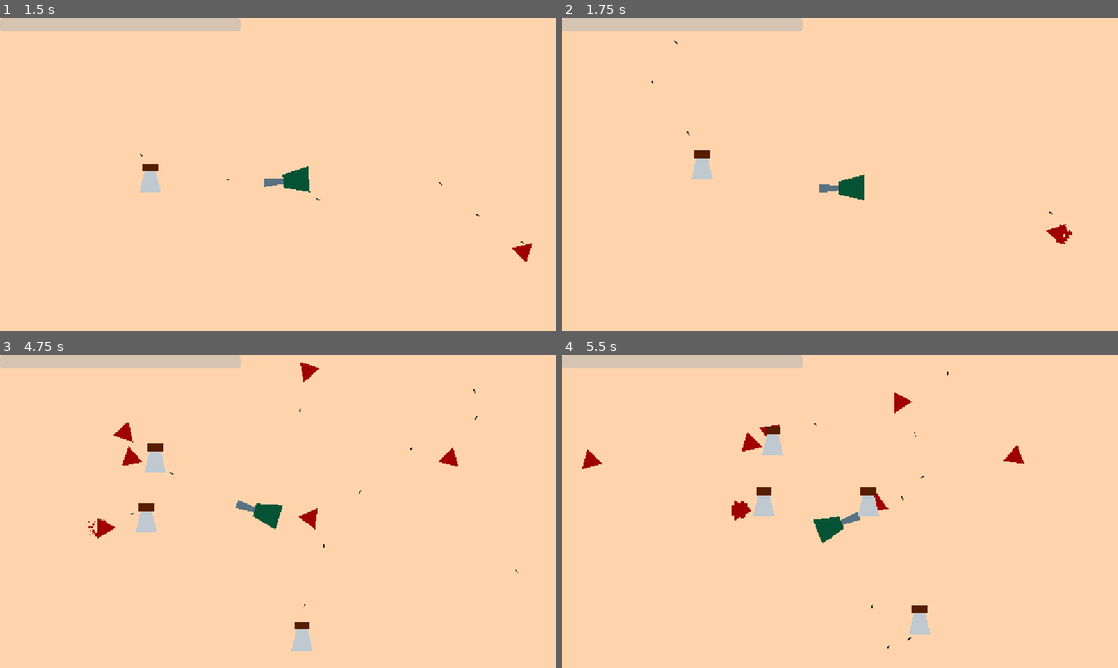
Above: before the commit, frames 1-4 (two rows, left to right).
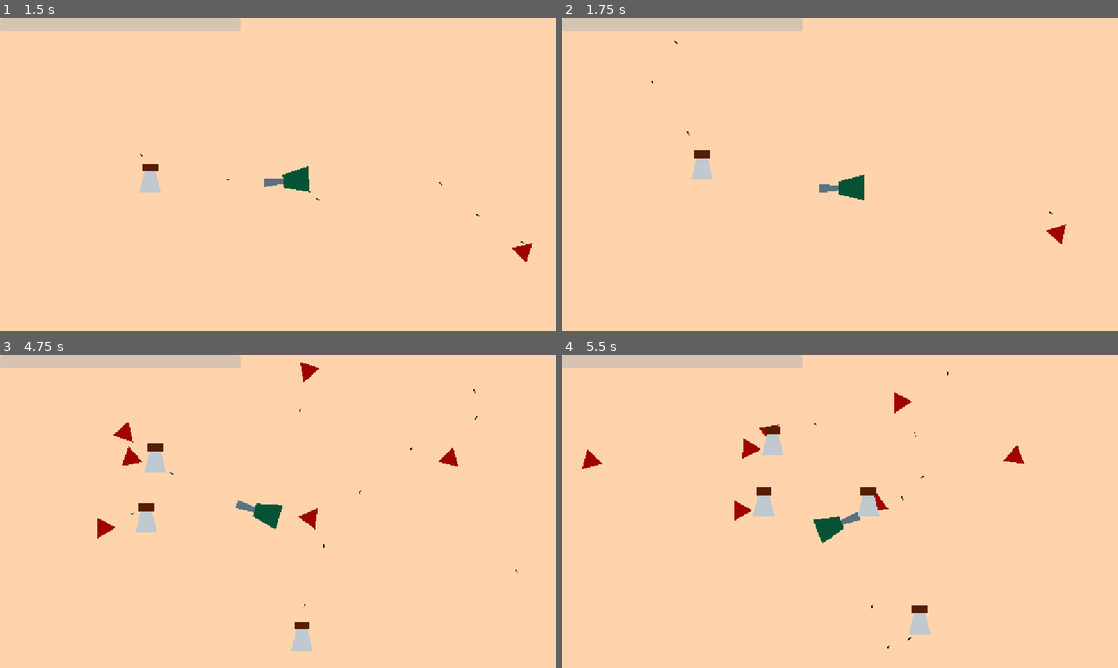
Above: after the commit, the same moments.

Repository: Crash-Out-Engine/NUS-Orbital-2025
Game: Godot game, scene res://scenes/game.tscn
Same seed, same stepped clock (60 frames per second), same inputs: the game is played once before the commit and once after it.
Inputs (mouse positions are in pixels of both pictures, inside the frame that each line leads up to):
- Up to frame 1 (1.5 s): tap Enter at 0.5 s; move the mouse to (400, 158) at 0.52 s; hold D (right) 0.53-1.28 s; hold Shift (add turret) 0.53-1.28 s; move the mouse to (166, 190) at 1.27 s; hold S (down) from 1.28 s (still down); click (166, 190) at 1.35 s
- Up to frame 2 (1.75 s): keep holding S (down)
- Up to frame 3 (4.75 s): move the mouse to (333, 442) at 2.02 s; release S (down) at 2.03 s; hold D (right) 2.03-2.78 s; hold Shift (add turret) 2.03-2.78 s; move the mouse to (250, 574) at 2.77 s; hold W (up) 2.78-3.53 s; click (250, 574) at 2.85 s; move the mouse to (444, 558) at 3.52 s; hold Shift (add turret) 3.53-4.28 s; hold A (left) from 3.53 s (still down); move the mouse to (111, 464) at 4.27 s; click (111, 464) at 4.35 s
- Up to frame 4 (5.5 s): move the mouse to (867, 511) at 5.02 s; release A (left) at 5.03 s; hold S (down) from 5.03 s (still down); hold Shift (add turret) from 5.03 s (still down)

Frame 1 is identical in both runs. In frame 2, less than 0.1% of the frame differs, in the area x 88-92%, y 66-73%; in frame 3, less than 0.1%; in frame 4, 0.2%, in the area x 30-40%, y 22-53%.

Commit message:
feat: effect mod's basic structure set up

Diff:
--- /dev/null
+++ b/configs/effect_mods/base damage.cfg
@@ -0,0 +1,4 @@
+[HealthEffect]
+interval=-1.0
+repeat=0
+factor=-9.0
--- a/scenes/player.tscn
+++ b/scenes/player.tscn
@@ -7,6 +7,7 @@
 [ext_resource type="Script" uid="uid://bqsxrr4x407ln" path="res://scripts/components/ranged.gd" id="5_qlg0r"]
 [ext_resource type="Script" uid="uid://bacaht0aiera8" path="res://scripts/components/effectable/entity/ranged_cooldown.gd" id="6_tuyoq"]
 [ext_resource type="Script" uid="uid://37nea431wead" path="res://scripts/components/effectable/entity/target_priority.gd" id="7_fjrip"]
+[ext_resource type="Script" uid="uid://b2im78b7p3db5" path="res://scripts/effect_mod_preset.gd" id="7_ur7pv"]
 
 [sub_resource type="CapsuleShape2D" id="CapsuleShape2D_g2els"]
 radius = 18.2857
@@ -54,13 +55,19 @@
 script = ExtResource("4_dqkch")
 metadata/_custom_type_script = "uid://wwqkkrfhwiyn"
 
-[node name="Ranged" type="Node2D" parent="." node_paths=PackedStringArray("ranged_cooldown", "barrel", "target_priority")]
+[node name="Ranged" type="Node2D" parent="." node_paths=PackedStringArray("ranged_cooldown", "barrel", "target_priority", "effect_mods")]
 script = ExtResource("5_qlg0r")
 ranged_cooldown = NodePath("../RangedCooldown")
 barrel = NodePath("../Barrel")
 aim_at_mouse = true
 target_priority = NodePath("../TargetPriority")
+effect_mods = [NodePath("EffectModPreset")]
 metadata/_custom_type_script = "uid://bqsxrr4x407ln"
+
+[node name="EffectModPreset" type="Node" parent="Ranged"]
+script = ExtResource("7_ur7pv")
+mod_name = "base damage"
+metadata/_custom_type_script = "uid://b2im78b7p3db5"
 
 [node name="RangedCooldown" type="Node" parent="."]
 script = ExtResource("6_tuyoq")
--- a/scripts/bullet.gd
+++ b/scripts/bullet.gd
@@ -1,4 +1,4 @@
-extends Area2D
+class_name Bullet extends Area2D
 
 const SPEED = 10
 
@@ -17,7 +17,7 @@
 
 
 func _on_body_entered(body: Node2D) -> void:
-	if body.get_node_or_null(^"./Hitbox") != null and not body.is_in_group(team):
+	if body.get_node_or_null(^"./Hitbox") != null and not body.is_in_group(team): # TODO: Don't rely on godot groups
 		for effect in effects:
 			body.get_node_or_null(^"./Hitbox").trigger(effect)
 		queue_free()
--- a/scripts/components/melee.gd
+++ b/scripts/components/melee.gd
@@ -19,7 +19,7 @@
 		var collider = collision.get_collider()
 
 		if (collider != null and
-				not collider.is_in_group(team) and
+				not collider.is_in_group(team) and  # TODO: Don't rely on godot groups
 				collider.get_node_or_null(^"./Hitbox") != null and
 				melee_cooldown.try_melee()):
 			collider.get_node_or_null(^"./Hitbox").trigger(melee_damage.get_effect())
--- a/scripts/components/ranged.gd
+++ b/scripts/components/ranged.gd
@@ -13,7 +13,7 @@
 		update_configuration_warnings()
 @export var aim_at_mouse: bool = false
 @export var target_priority: TargetPriority = null
-@export var effects: Array[Effect] = []
+@export var effect_mods: Array[EffectMod] = []
 @export var active: bool = false
 
 signal bullet_spawned(bullet: Node2D)
@@ -39,8 +39,14 @@
 	var target_provider: TargetProvider = get_parent().target_provider
 	var target = target_provider.get_target(get_parent().global_position, target_priority.team if target_priority != null else "") if target_provider != null else null
 	if active and (target != null or aim_at_mouse) and ranged_cooldown.try_ranged():
-		var bullet = bullet_scene.instantiate()
-		bullet.effects.append_array(effects)
+		var bullet: Bullet = bullet_scene.instantiate()
+		bullet.effects.assign(
+			effect_mods
+			.map(func (effect_mod: EffectMod): return effect_mod.get_effects())
+			.reduce(func(acc, e):
+				acc.append_array(e)
+				return acc,
+				[])) # TODO: Consider whether to deep copy effects (to preserve them in the event the entity despawns)
 		bullet.team = target_priority.team if target_priority != null else ""
 		bullet.global_position = barrel.global_position
 		bullet.direction = get_parent().global_position.angle_to_point(
--- /dev/null
+++ b/scripts/effect_mod.gd
@@ -0,0 +1,6 @@
+class_name EffectMod extends Node
+
+@export var effects: Array[Effect] = []
+
+func get_effects():
+	return effects
--- /dev/null
+++ b/scripts/effect_mod_preset.gd
@@ -0,0 +1,28 @@
+class_name EffectModPreset extends EffectMod
+
+var _current_effects: Dictionary[String, Effect] = {
+	"HealthEffect": _create_effect("HealthEffect", -1, 0, -3.0)
+}
+
+@export var mod_name: String
+
+func _ready() -> void:
+	var config = ConfigFile.new()
+	var err = config.load("res://configs/effect_mods/" + mod_name + ".cfg")
+
+	if err != OK:
+		return
+
+	for effect in config.get_sections():
+		var interval = config.get_value(effect, "interval")
+		var repeat = config.get_value(effect, "repeat")
+		var factor = config.get_value(effect, "factor")
+
+		effects.append(_create_effect(effect, interval, repeat, factor))
+
+func _create_effect(name: String, interval: float, repeat: int, factor: float) -> Effect:
+	if name == "HealthEffect":
+		return HealthEffect.new(interval, repeat, factor)
+
+	assert(false, "Effect name " + name + " is nonexistent.")
+	return null
--- a/scripts/player.gd
+++ b/scripts/player.gd
@@ -19,11 +19,11 @@
 
 func _ready() -> void:
 	health_changed.emit(1.0)
-	ranged.effects.append_array([
-		MovementEffect.create_freeze(1.0),
-		HealthEffect.create_lasting(6, 4, 1),
-		HealthEffect.create_instant(3.0),
-	])
+	# ranged.effects.append_array([
+	# 	MovementEffect.create_freeze(1.0),
+	# 	HealthEffect.create_lasting(6, 4, 1),
+	# 	HealthEffect.create_instant(3.0),
+	# ])
 
 func _physics_process(_delta: float) -> void:
 	look_at(get_global_mouse_position())
--- a/scripts/turret.gd
+++ b/scripts/turret.gd
@@ -6,7 +6,7 @@
 
 func _ready() -> void:
 	ranged.active = true
-	ranged.effects.append_array([
+	ranged.effect_mods.append_array([
 		HealthEffect.create_instant(1.0),
 	])
 
Not shown: 1 places in scenes/player.tscn that only renumber resources
Not shown, added: scripts/effect_mod.gd.uid
Not shown, added: scripts/effect_mod_preset.gd.uid
